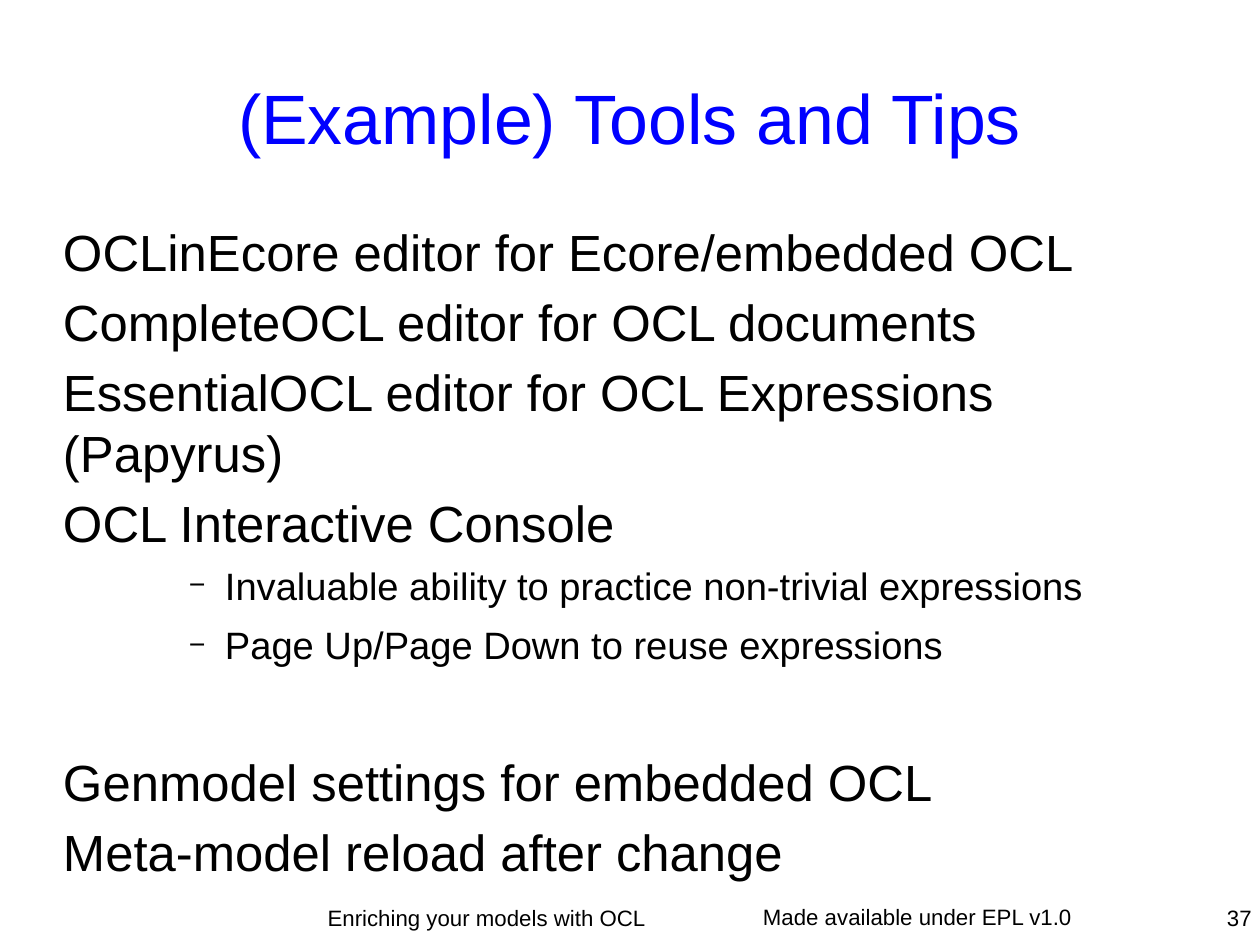
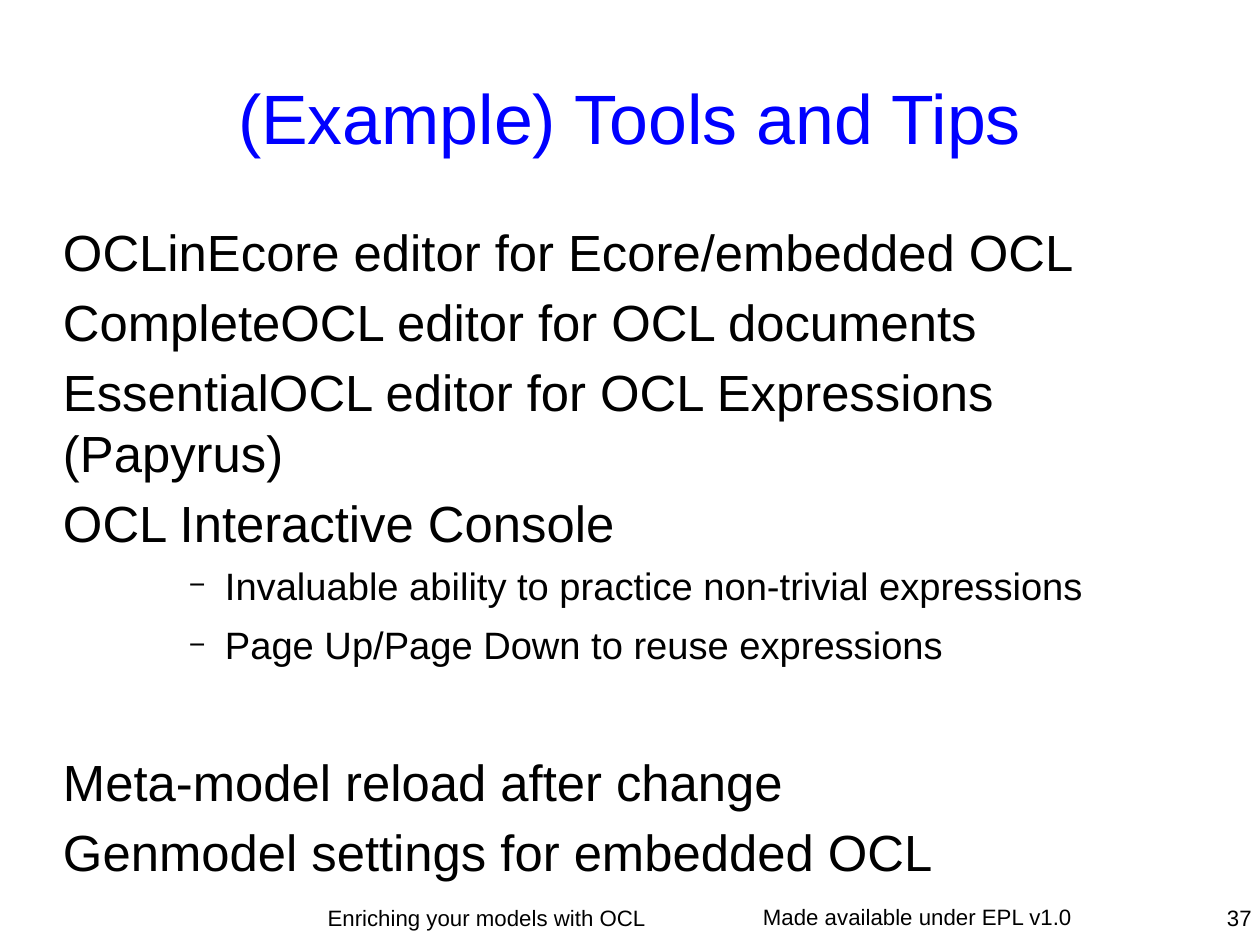
Before and after one commit to eclipse-ocl/ocl-website, a slide deck: slide 37 of ocl/docs/publications/ESE2010LongTalk/EnrichingWithOCL.odp. Drawn at 1260x945 pixels with LibreOffice and Linux fonts; fonts in the diff are those of the drawing. Boxes give left, top, right and bottom in pixels: in the first picture for what was removed or moved away, otherwise in the second. Text is boxed around its words. In the diff, an @@ line names an element or a change of style, - is before the commit and + after.

```diff
--- a/ocl/docs/publications/ESE2010LongTalk/EnrichingWithOCL.odp
+++ b/ocl/docs/publications/ESE2010LongTalk/EnrichingWithOCL.odp
@@ text at [63,764,783,811]: paragraph added @@
+Meta-model reload after change
@@ text at [63,834,783,881]: paragraph removed @@
-Meta-model reload after change
```
Also in this commit, not shown: 17 other slides changed, 3 slides added.
